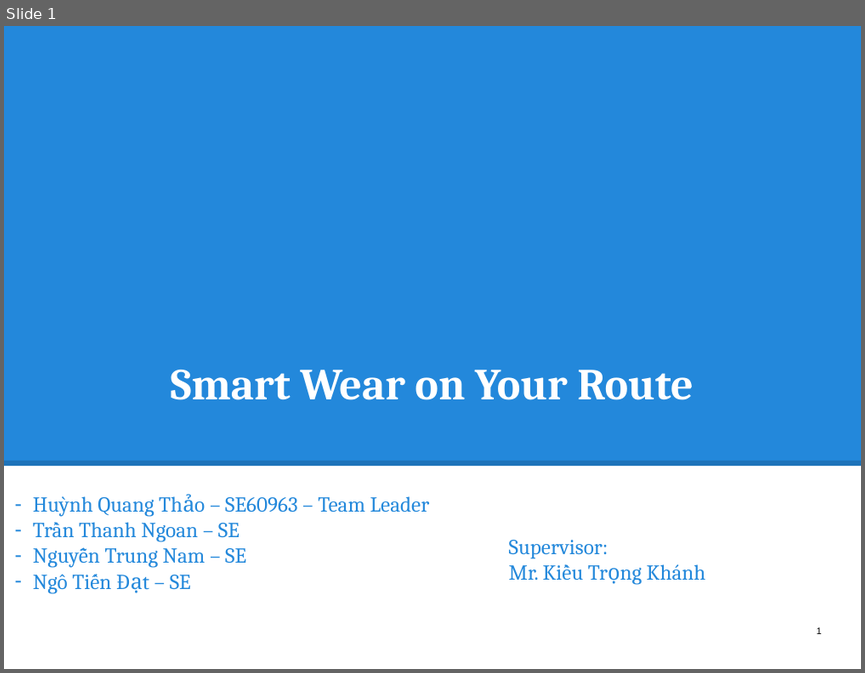
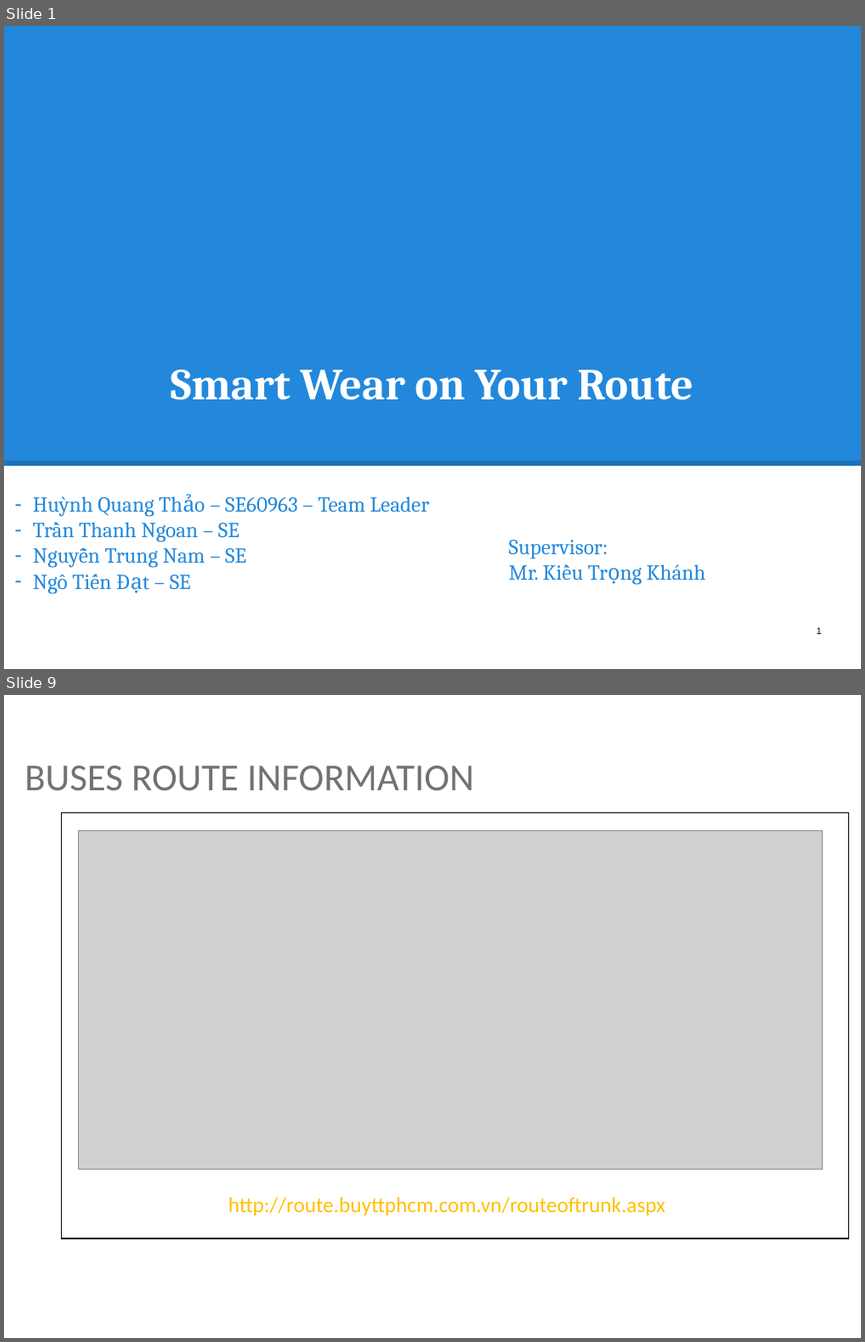
Before and after one commit to hqt/street-router, a slide deck: Document/presentation/full presentation.pptx. Shown one above the other, each under a label of ours: slide 1 before the commit, slides 1 and 9 after it; the slides between them are not shown. The pictures are 865x673 and 865x1342 pixels, drawn with LibreOffice and Linux fonts; fonts in the diff are those of the drawing; grey boxes stand for pictures. Boxes give left, top, right and bottom in pixels: in the first picture for what was removed or moved away, otherwise in the second. Text is boxed around its words. In the diff, an @@ line names an element or a change of style, - is before the commit and + after.

```diff
--- a/Document/presentation/full presentation.pptx
+++ b/Document/presentation/full presentation.pptx
@@ slide 9 added at (x1=4, y1=695, x2=861, y2=1338), background #FFFFFF @@
@@ text added at (x1=24, y1=766, x2=474, y2=791), 32 pt, text #767171 @@
+BUSES ROUTE INFORMATION
@@ rectangle added at (x1=62, y1=812, x2=849, y2=1238), fill #FFFFFF, outline #000000 1 pt @@
@@ picture added at (x1=78, y1=830, x2=823, y2=1168) @@
@@ text added at (x1=228, y1=1197, x2=665, y2=1215), 18 pt, text #FFC000 @@
+http://route.buyttphcm.com.vn/routeoftrunk.aspx
```
Also in this commit, not shown: 80 other slides added, 3 other files.
